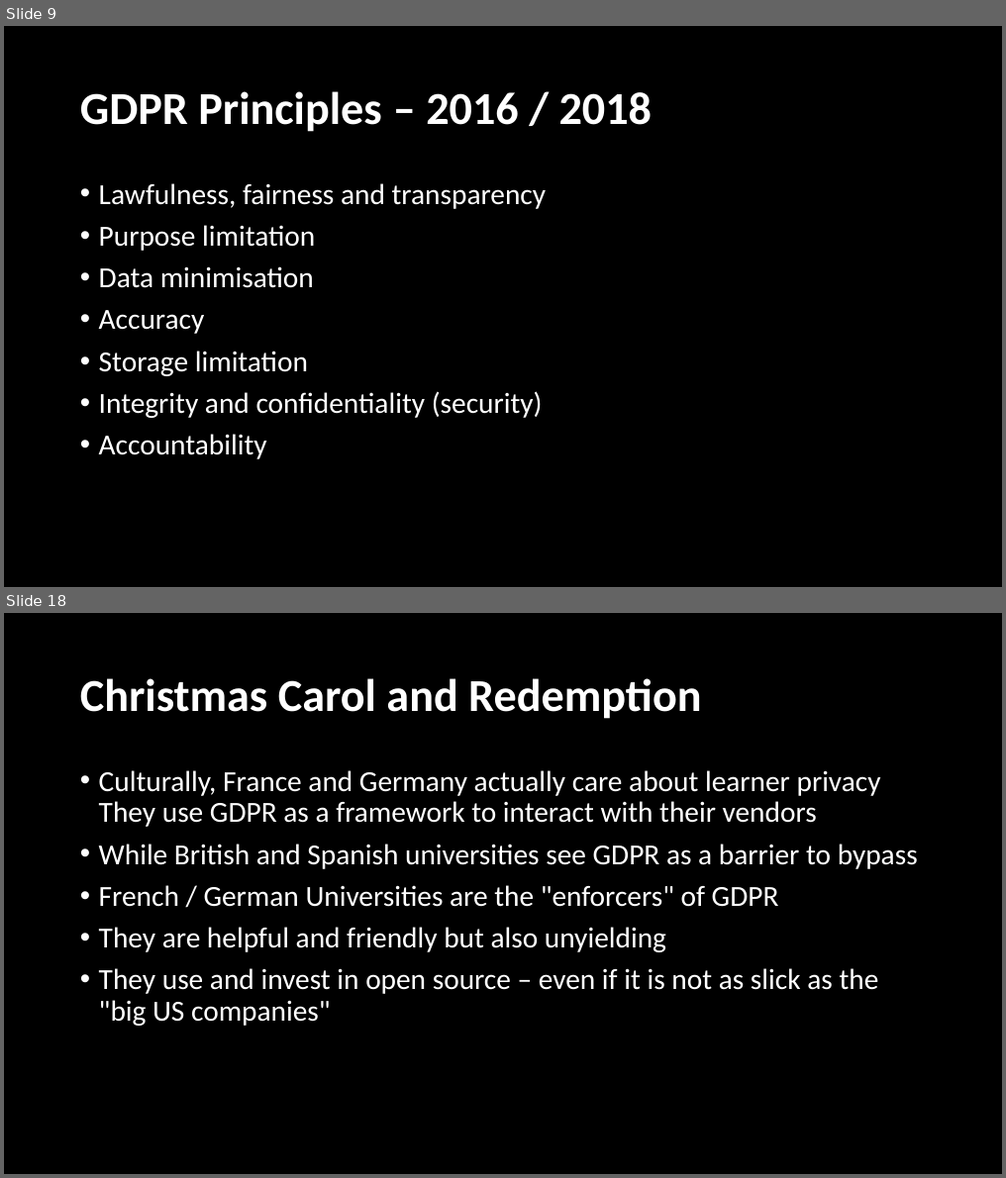
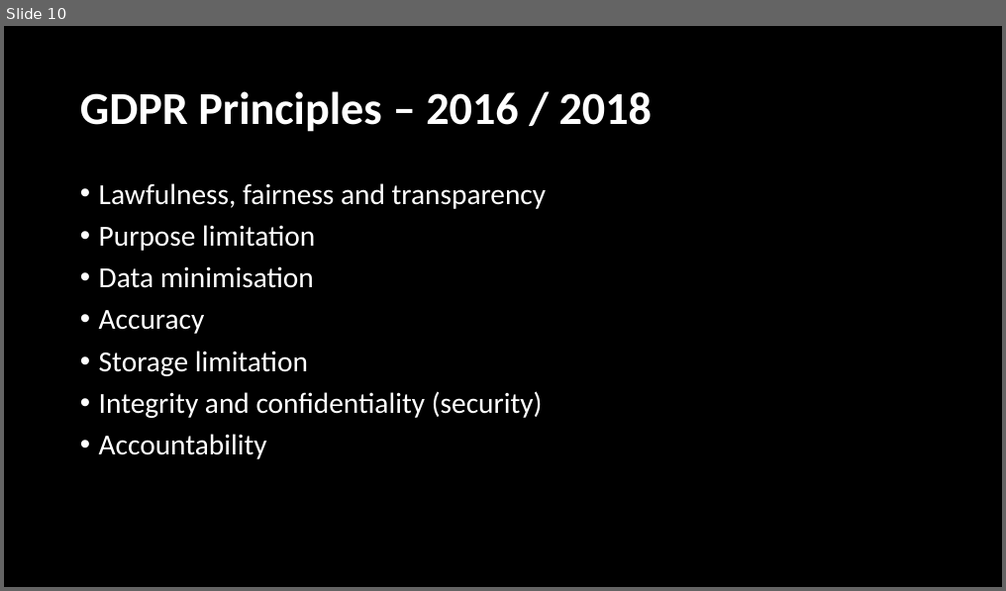
Before and after one commit to LearnerPrivacy/LearnerPrivacy.github.io, a slide deck: lectures/004-GDPR.pptx. Shown one above the other, each under a label of ours: slides 9 and 18 before the commit, slide 10 after it; the slides between them are not shown. The pictures are 1006x1178 and 1006x591 pixels, drawn with LibreOffice and Linux fonts; fonts in the diff are those of the drawing; background and template pictures are left out. Boxes give left, top, right and bottom in pixels: in the first picture for what was removed or moved away, otherwise in the second. Text is boxed around its words. In the diff, an @@ line names an element or a change of style, - is before the commit and + after.

```diff
--- a/lectures/004-GDPR.pptx
+++ b/lectures/004-GDPR.pptx
@@ slide 18 removed at (4, 613, 1002, 1174), background #000000 @@
@@ title removed at (80, 678, 701, 719) @@
-Christmas Carol and Redemption
@@ text removed at (99, 770, 918, 1026) @@
-• Culturally, France and Germany actually care about learner privacy They use GDPR as a framework to interact with their vendors
-• While British and Spanish universities see GDPR as a barrier to bypass
-• French / German Universities are the "enforcers" of GDPR
-• They are helpful and friendly but also unyielding
-• They use and invest in open source – even if it is not as slick as the "big US companies"
@@ what was slide 9 is now slide 10 @@
```
Also in this commit, not shown: 14 slides changed, 1 slide added, 1 other slide removed, 6 other files.
